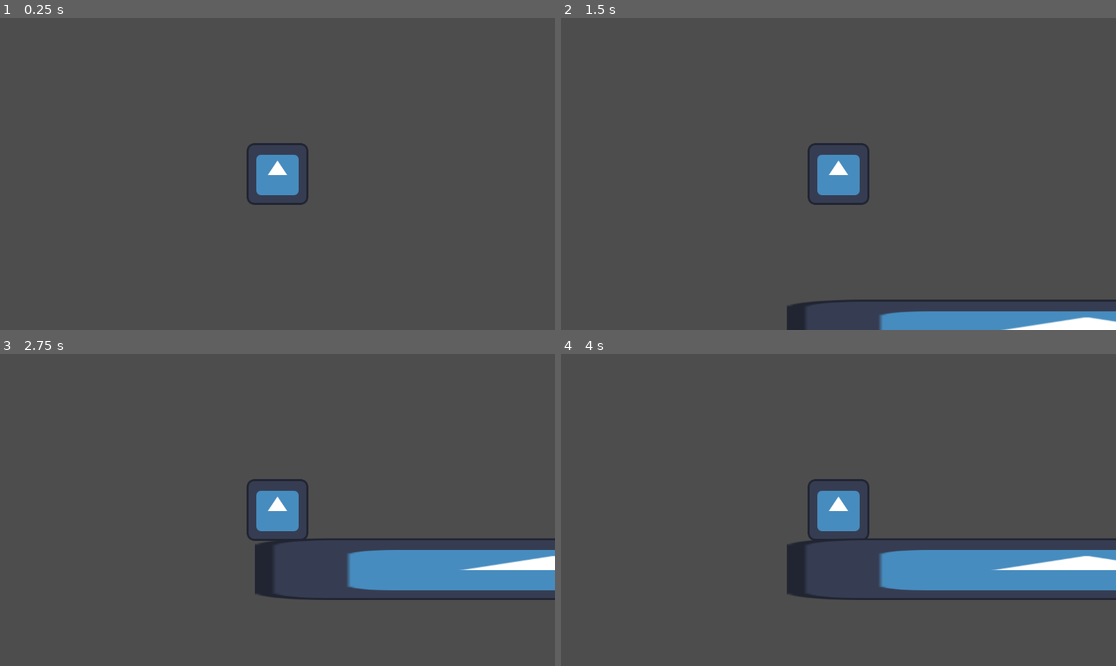
Above: before the commit, frames 1-4 (two rows, left to right).
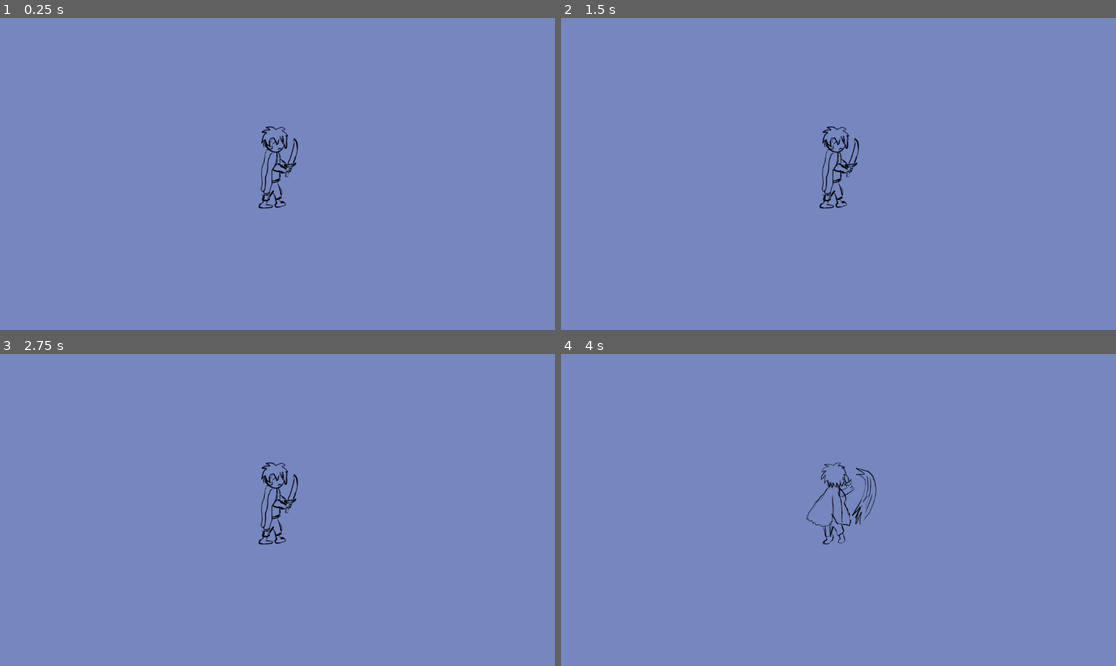
Above: after the commit, the same moments.

Repository: ByteBitesDev/Rustic-Artifacts
Game: Godot game, scene res://Scene/main.tscn
The game is run twice, just before and just after one commit, with the same random seed, the same clock (stepped at 60 frames per second) and the same inputs. The engine's default icon, where the game draws it, is replaced by a stand-in: a white triangle on a blue panel in a dark square.
Inputs:
- Up to frame 1 (0.25 s): no input
- Up to frame 2 (1.5 s): tap A (A) at 0.6 s; tap Space (Jump) at 0.77 s; tap D (D) at 0.8, 1.35 s
- Up to frame 3 (2.75 s): tap Space (Jump) at 1.52 s; tap X (Attack, bound only after the commit) at 1.55, 2.1 s; tap A (A) at 2.3 s
- Up to frame 4 (4 s): tap A (A) at 2.85 s; tap Space (Jump) at 3.02, 3.77 s; tap D (D) at 3.05, 3.6 s; tap X (Attack, bound only after the commit) at 3.8 s

The runs differ from the first frame. In frame 1, 100% of the frame differs, in the area x 0-100%, y 0-100%; in frame 2, 100%; in frame 3, 100%; in frame 4, 100%.

Commit message:
Player Sprite and Attack

Diff:
--- a/rustic-artifacts/Scene/main.tscn
+++ b/rustic-artifacts/Scene/main.tscn
@@ -2,37 +2,79 @@
 
 [ext_resource type="Texture2D" uid="uid://6rji64kqri40" path="res://icon.svg" id="1_f6udf"]
 [ext_resource type="Script" uid="uid://bwrkq45xe86kb" path="res://Scene/player.gd" id="1_sblpm"]
+[ext_resource type="Texture2D" uid="uid://cntmvslt2kube" path="res://player.png" id="2_2wwxx"]
+[ext_resource type="Texture2D" uid="uid://bxffdfuy4ly6k" path="res://Spritesheet.png" id="2_r34rm"]
+
+[sub_resource type="AtlasTexture" id="AtlasTexture_1xcnr"]
+atlas = ExtResource("2_2wwxx")
+region = Rect2(0, 256, 256, 256)
+
+[sub_resource type="AtlasTexture" id="AtlasTexture_2wwxx"]
+atlas = ExtResource("2_r34rm")
+region = Rect2(0, 0, 256, 256)
+
+[sub_resource type="AtlasTexture" id="AtlasTexture_3amdw"]
+atlas = ExtResource("2_r34rm")
+region = Rect2(256, 0, 256, 256)
+
+[sub_resource type="SpriteFrames" id="SpriteFrames_1xcnr"]
+animations = [{
+"frames": [{
+"duration": 1.0,
+"texture": SubResource("AtlasTexture_1xcnr")
+}],
+"loop": false,
+"name": &"Attack",
+"speed": 3.0
+}, {
+"frames": [{
+"duration": 1.0,
+"texture": SubResource("AtlasTexture_2wwxx")
+}, {
+"duration": 1.0,
+"texture": SubResource("AtlasTexture_3amdw")
+}],
+"loop": true,
+"name": &"Idle",
+"speed": 5.0
+}]
 
 [sub_resource type="RectangleShape2D" id="RectangleShape2D_r34rm"]
-size = Vector2(125, 128)
+size = Vector2(33, 150)
 
 [sub_resource type="RectangleShape2D" id="RectangleShape2D_2wwxx"]
 size = Vector2(1230.5, 20)
 
 [node name="Main" type="Node2D" unique_id=215612311]
 
-[node name="CharacterBody2D" type="CharacterBody2D" parent="." unique_id=1873406222]
+[node name="Player" type="CharacterBody2D" parent="." unique_id=1873406222 node_paths=PackedStringArray("player_sprite")]
 script = ExtResource("1_sblpm")
 speed = 750.0
 jump_velocity = -1000.0
+player_sprite = NodePath("playersprite")
 
-[node name="temp" type="Sprite2D" parent="CharacterBody2D" unique_id=1652242999]
-texture = ExtResource("1_f6udf")
+[node name="playersprite" type="AnimatedSprite2D" parent="Player" unique_id=144354763]
+sprite_frames = SubResource("SpriteFrames_1xcnr")
+animation = &"Idle"
+autoplay = "Idle"
 
-[node name="CollisionShape2D" type="CollisionShape2D" parent="CharacterBody2D" unique_id=1761451483]
-position = Vector2(1.5, 0)
+[node name="CollisionShape2D" type="CollisionShape2D" parent="Player" unique_id=1761451483]
+position = Vector2(-7.5, -5)
 shape = SubResource("RectangleShape2D_r34rm")
+debug_color = Color(1.732707e-06, 0.6439921, 0.29549855, 0.41960785)
 
-[node name="Camera2D" type="Camera2D" parent="CharacterBody2D" unique_id=2136849493]
+[node name="Camera2D" type="Camera2D" parent="Player" unique_id=2136849493]
 
-[node name="StaticBody2D" type="StaticBody2D" parent="." unique_id=1961238289]
+[node name="Ground" type="StaticBody2D" parent="." unique_id=1961238289]
 
-[node name="Icon" type="Sprite2D" parent="StaticBody2D" unique_id=560537581]
+[node name="Icon" type="Sprite2D" parent="Ground" unique_id=560537581]
 position = Vector2(575, 642)
 scale = Vector2(9.718751, 1)
 texture = ExtResource("1_f6udf")
 region_rect = Rect2(16.800018, 12.799995, 96, 97.6)
 
-[node name="CollisionShape2D" type="CollisionShape2D" parent="StaticBody2D" unique_id=950899879]
+[node name="CollisionShape2D" type="CollisionShape2D" parent="Ground" unique_id=950899879]
 position = Vector2(579.75, 593)
 shape = SubResource("RectangleShape2D_2wwxx")
+
+[connection signal="animation_finished" from="Player/playersprite" to="Player" method="Animation_finished"]
--- a/rustic-artifacts/Scene/player.gd
+++ b/rustic-artifacts/Scene/player.gd
@@ -7,7 +7,9 @@
 @export var jump_gravity = 2000
 @export var fall_gravity = 2700
 
-
+var block_movement : bool
+@export var player_sprite : AnimatedSprite2D
+var cached_x: float
 func _physics_process(delta: float) -> void:
 	# Add the gravity.
 	if not is_on_floor():
@@ -25,9 +27,22 @@
 	# Get the input direction and handle the movement/deceleration.
 	# As good practice, you should replace UI actions with custom gameplay actions.
 	var direction := Input.get_axis("A", "D")
-	if direction:
+
+	if direction && !block_movement:
 		velocity.x = direction * speed
+		player_sprite.flip_h = !bool(int(direction + 1)/2)
+		cached_x = direction
 	else:
 		velocity.x = move_toward(velocity.x, 0, walk_haltspeed)
 
+	if Input.is_action_just_pressed("Attack"):
+		player_sprite.play("Attack")
+		block_movement = true
+
 	move_and_slide()
+
+
+func Animation_finished() -> void:
+	if(player_sprite.animation == "Attack"):
+		player_sprite.play("Idle")
+		block_movement = false
--- a/rustic-artifacts/project.godot
+++ b/rustic-artifacts/project.godot
@@ -43,6 +43,22 @@
 , Object(InputEventKey,"resource_local_to_scene":false,"resource_name":"","device":-1,"window_id":0,"alt_pressed":false …(182 unchanged characters)…
 ]
 }
+W={
+"deadzone": 0.2,
+"events": [Object(InputEventKey,"resource_local_to_scene":false,"resource_name":"","device":-1,"window_id":0,"alt_pressed":false,"shift_pressed":false,"ctrl_pressed":false,"meta_pressed":false,"pressed":false,"keycode":0,"physical_keycode":87,"key_label":0,"unicode":87,"location":0,"echo":false,"script":null)
+]
+}
+S={
+"deadzone": 0.2,
+"events": [Object(InputEventKey,"resource_local_to_scene":false,"resource_name":"","device":-1,"window_id":0,"alt_pressed":false,"shift_pressed":false,"ctrl_pressed":false,"meta_pressed":false,"pressed":false,"keycode":0,"physical_keycode":83,"key_label":0,"unicode":115,"location":0,"echo":false,"script":null)
+]
+}
+Attack={
+"deadzone": 0.2,
+"events": [Object(InputEventKey,"resource_local_to_scene":false,"resource_name":"","device":-1,"window_id":0,"alt_pressed":false,"shift_pressed":false,"ctrl_pressed":false,"meta_pressed":false,"pressed":false,"keycode":0,"physical_keycode":88,"key_label":0,"unicode":120,"location":0,"echo":false,"script":null)
+, Object(InputEventMouseButton,"resource_local_to_scene":false,"resource_name":"","device":-1,"window_id":0,"alt_pressed":false,"shift_pressed":false,"ctrl_pressed":false,"meta_pressed":false,"button_mask":0,"position":Vector2(0, 0),"global_position":Vector2(0, 0),"factor":1.0,"button_index":1,"canceled":false,"pressed":false,"double_click":false,"script":null)
+]
+}
 
 [physics]
 
@@ -51,3 +67,4 @@
 [rendering]
 
 rendering_device/driver.windows="d3d12"
+environment/defaults/default_clear_color=Color(0.4622044, 0.5256611, 0.7504595, 1)
Binary file added: rustic-artifacts/Spritesheet.png
Not shown, added: rustic-artifacts/Spritesheet.png.import
Binary file added: rustic-artifacts/player.png
Not shown, added: rustic-artifacts/player.png.import
